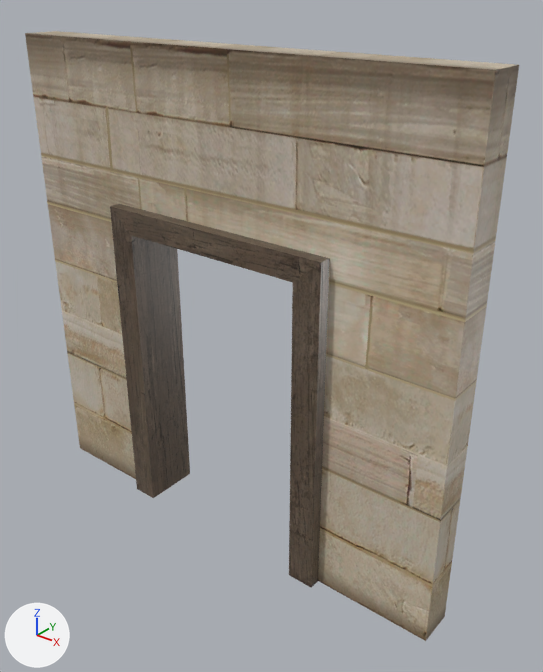
The COLLADA model art/Packs/Buildings/SP_Sparta/svspartadoorway1.dae as it was, and as the next commit left it.
One viewpoint serves both versions: a 50 mm lens placed at (2.72, -3.01, 3.34), pointed at (0.22, 0.12, 1.4). Arrows for +X, +Y and +Z are at lower left; the lights stay in place.

Script lines for the objects in view, before the commit:
```python
mat_wood1 = principled_material('wood1')
mat_wood1.texture = img_svspartawood1_jpg
mat_wood1.roughness = 0.35
me_unnamed_object34_0 = bpy.data.meshes.new('unnamed_object34-0')
me_unnamed_object34_0.from_pydata(...)  # 33 vertices, 25 faces; spans x -1.5..1.5, y -0.18..0.18, z 0.0..3.0
# faces by material slot: [8, 3, 14]
me_unnamed_object34_0.materials.append(mat_wall4)  # picture img_svspartawall4_jpg
me_unnamed_object34_0.materials.append(mat_wall5)  # picture img_svspartawall5_jpg
me_unnamed_object34_0.materials.append(mat_wood1)  # picture img_svspartawood1_jpg
ob_unnamed_object34_0 = bpy.data.objects.new('unnamed_object34-0', me_unnamed_object34_0)
ob_unnamed_object34_0.location = (0.0, 0.0, 0.0)
```
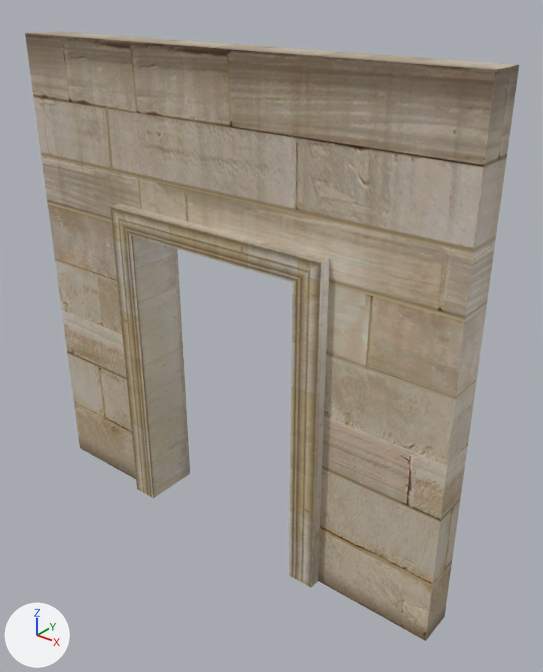
The newer file is also rescaled (x1.333) as a whole; pictures and numbers use the older file's frame.

Pixel boxes [x1, y1, x2, y2] of what changed, in the pictures (543 x 672 px):
```json
{"object": "unnamed_object34-0", "change": "surface changed", "before": [107, 201, 333, 587], "after": [107, 201, 333, 587]}
{"part": 1, "of": "me_unnamed_object34_0", "change": "surface changed", "before": [110, 204, 330, 587], "after": [110, 204, 330, 587]}
```

Edits to the scene script, one JSON object a line:
```json
{"op": "add", "block": "img_svspartatrim1_jpg", "code": ["img_svspartatrim1_jpg = load_image('svspartatrim1.jpg', 'svspartatrim1.dds', 512, 256, 'sRGB')"]}
{"op": "set", "path": "mat_wood1.texture", "old": "img_svspartawood1_jpg", "new": "img_svspartatrim1_jpg"}
{"block": "me_unnamed_object34_0", "where": "me_unnamed_object34_0.from_pydata(...)  # 33 vertices, 25 faces; spans x -1.5..1.5, y -0.18..0.18, z 0.0..3.0"}
{"block": "me_unnamed_object34_0", "where": "# used by ob_unnamed_object34_0; location = (0.0, 0.0, 0.0)"}
{"block": "me_unnamed_object34_0", "change": "me_unnamed_object34_0 part 1: texture (UV) coordinates of 14 of 25 faces, centred in x -0.77..0.77, y -0.18..0.18, z 0.0..2.08, changed; they spanned u 0.0..1.0, v 0.09..0.78 and now span u -0.1..1.11, v 0.07..0.58"}
```
